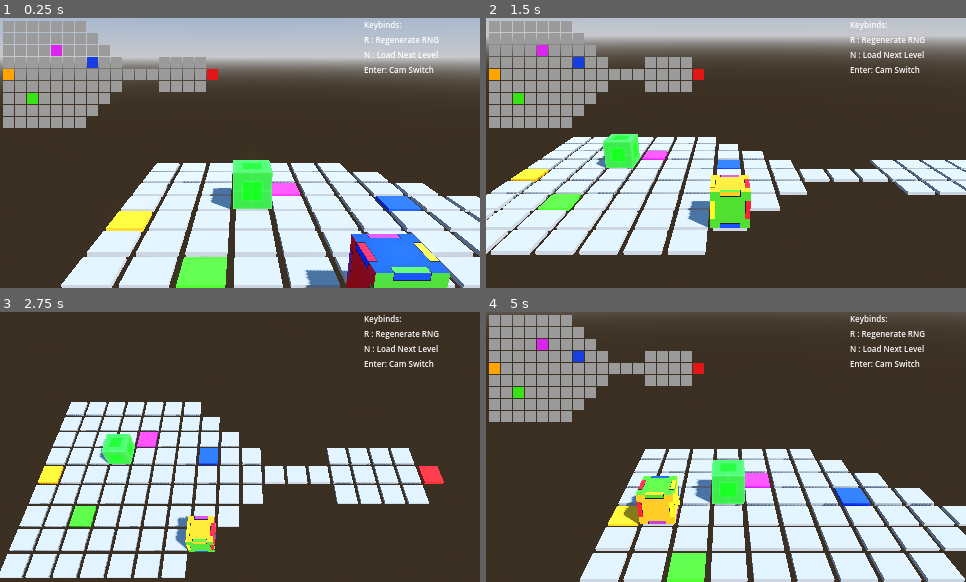
Above: before the commit, frames 1-4 (two rows, left to right).
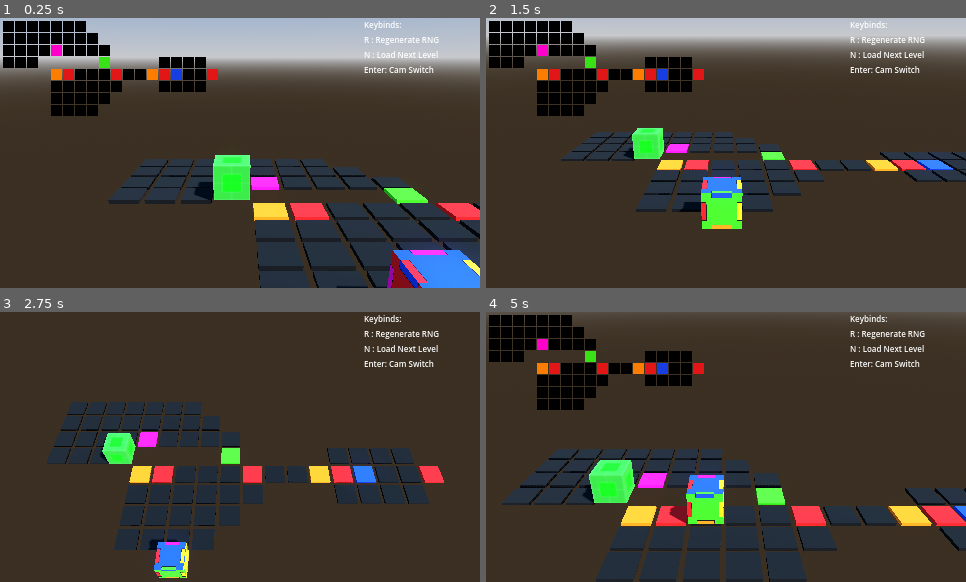
Above: after the commit, the same moments.

Repository: garrettjwilke/cu-on-pa
Game: Godot game, scene res://scenes/3d/game_base.tscn
Two runs of this game, one before a commit and one after it. Both use one fixed random seed, a clock stepped at 60 frames per second and the inputs below.
Inputs:
- Up to frame 1 (0.25 s): no input
- Up to frame 2 (1.5 s): tap Enter (ui_accept) at 0.5, 0.77 s; hold D (right) 0.53-1.28 s; hold Shift (hmls_shift, bound only after the commit) 0.53-1.28 s; tap N (level_next) at 0.6 s; hold S (back) from 1.28 s (still down); tap Shift (hmls_shift, bound only after the commit) at 1.35 s
- Up to frame 3 (2.75 s): tap Enter (ui_accept) at 1.52 s; tap N (level_next) at 1.55, 2.1 s; release S (back) at 2.03 s; hold D (right) from 2.03 s (still down); hold Shift (hmls_shift, bound only after the commit) from 2.03 s (still down)
- Up to frame 4 (5 s): release D (right) at 2.78 s; release Shift (hmls_shift, bound only after the commit) at 2.78 s; hold W (forward) 2.78-3.53 s; tap Shift (hmls_shift, bound only after the commit) at 2.85, 4.35 s; tap Enter (ui_accept) at 3.02, 3.77, 4.52 s; tap N (level_next) at 3.05, 3.6, 4.55 s; hold Shift (hmls_shift, bound only after the commit) 3.53-4.28 s; hold A (left) from 3.53 s (still down); tap R (reset) at 4.15 s

The runs differ from the first frame. In frame 1, 42% of the frame differs, in the area x 0-100%, y 1-100%; in frame 2, 36%; in frame 3, 27%; in frame 4, 44%.

Commit message:
fixed lots of small things

Diff:
--- a/data/defaults.json
+++ b/data/defaults.json
@@ -4,13 +4,13 @@
 	"RESOLUTION": [1280,720],
 	"GAME_DIFFICULTY" : "hard",
 	"RNG_SEED" : "cu-on-pa rng test seed",
-	"COLOR_GRAY" : "#9B9B9B",
+	"COLOR_GRAY" : "#000000",
 	"COLOR_BLUE" : "#163ee2",
 	"COLOR_RED" : "#e21616",
 	"COLOR_GREEN" : "#38e216",
 	"COLOR_YELLOW" : "#f5f10b",
-	"COLOR_PURPLE" : "#db25ee",
-	"COLOR_ORANGE" : "#fea500",
+	"COLOR_PURPLE" : "#ff00ca",
+	"COLOR_ORANGE" : "#fd7d01",
 	"LEVEL_MATRIX" : [
 		[11,21,31,41],
 		[10,10,10,10],
@@ -24,7 +24,7 @@
 		[10,00,00,00,80,00,00, 00, 80,80,80,00, 00, 00,80,80,00, 00, 00,00,80,00,00,00,10],
 		[10,00,00,00,80,00,00, 00, 80,00,00,00, 00, 00,00,00,80, 00, 00,00,80,00,00,00,10],
 		[10,00,00,00,80,00,00, 00, 80,80,80,80, 00, 00,80,80,00, 00, 00,00,80,00,00,00,10],
-		[10,00,00,00,00,00,00, 00, 00,00,00,00, 00, 00,00,00,00, 00, 00,00,00,00,00,00,10],
+		[10,00,00,00,00,00,00, 00, 00,00,00,00, 00, 00,00,00,00, 00, 00,00,00,00,00,00,10,00,00,00,00,0],
 		[10,10,10,10,10,10,10, 10, 10,10,10,10, 10, 10,10,10,10, 10, 10,10,10,10,10,10,10]
 	],
 }
--- a/levels/LEVEL_1.json
+++ b/levels/LEVEL_1.json
@@ -1,14 +1,28 @@
 {
+	"comment": [
+		"WARNING: any of the YELLOW text below does not actually affect the game
+		this is just so you can easily recognize what kind of tile you are making
+
+		00: empty space
+		10: blank
+		20: red
+		30: green
+		40: blue
+		50: yellow
+		60: purple
+		70: orange
+		80: RNG tile",
+	],
 	"TILE_SIZE_2D" : 12,
 	"LEVEL_MATRIX" : [
 		[10,10,10,10,10,10,10,],
 		[10,10,10,10,10,10,10,10],
 		[10,10,10,10,60,10,10,10,10],
-		[10,10,10,10,10,10,10,40,10,10,00,00,00,10,10,10,10],
-		[70,10,10,10,10,10,10,10,10,10,10,10,10,10,10,10,10,88],
-		[10,10,10,10,10,10,10,10,10,10,00,00,00,10,10,10,10],
-		[10,10,30,10,10,10,10,10,10],
-		[10,10,10,10,10,19,10,10],
-		[10,10,10,10,10,10,10]
+		[10,10,10,00,00,00,00,00,30,00,00,00,00,10,10,10,10],
+		[00,00,00,00,70,20,10,10,10,20,10,10,70,20,40,10,10,28],
+		[00,00,00,00,10,10,10,10,10,10,00,00,00,10,10,10,10],
+		[00,00,00,00,10,10,10,10,10],
+		[00,00,00,00,10,10,10,10],
+		[00,00,00,00,00,00,09]
 	]
 }
--- a/project.godot
+++ b/project.godot
@@ -67,6 +67,11 @@
 "events": [Object(InputEventKey,"resource_local_to_scene":false,"resource_name":"","device":-1,"window_id":0,"alt_pressed":false,"shift_pressed":false,"ctrl_pressed":false,"meta_pressed":false,"pressed":false,"keycode":0,"physical_keycode":78,"key_label":0,"unicode":110,"echo":false,"script":null)
 ]
 }
+hmls_shift={
+"deadzone": 0.5,
+"events": [Object(InputEventKey,"resource_local_to_scene":false,"resource_name":"","device":-1,"window_id":0,"alt_pressed":false,"shift_pressed":false,"ctrl_pressed":false,"meta_pressed":false,"pressed":false,"keycode":0,"physical_keycode":4194325,"key_label":0,"unicode":0,"echo":false,"script":null)
+]
+}
 
 [rendering]
 
--- a/scripts/cube_3d.gd
+++ b/scripts/cube_3d.gd
@@ -18,36 +18,35 @@
 	data.z = round(data.z * pow(10.0,0))
 	return data
 
-func match_orientation(direction):
-	direction = round_vect3(direction)
-	var NEW_COLOR
-	# this messy match statement is how to keep track of what color is facing up on the cube
-	match direction:
-		Vector3(0,0,0),Vector3(0,90,0),Vector3(0,-90,0),Vector3(0,-180,0),Vector3(0,180,0):
-			NEW_COLOR = "blue"
-		Vector3(0,0,-90),Vector3(0,-180,-90),Vector3(0,90,-90),Vector3(0,-90,-90),Vector3(0,180,-90):
-			NEW_COLOR = "red"
-		Vector3(0,0,180),Vector3(0,0,-180),Vector3(0,180,-180),Vector3(0,-180,180),Vector3(0,90,180),Vector3(0,-90,-180),Vector3(0,90,-180),Vector3(0,-90,180),Vector3(0, 180, 180),Vector3(0,-180,-180),Vector3(180,0,0),Vector3(-180,0,0):
-			NEW_COLOR = "orange"
-		Vector3(0,0,90),Vector3(0,90,90),Vector3(0,-90,90),Vector3(0,180,90),Vector3(0,-180,90):
-			NEW_COLOR = "yellow"
-		Vector3(-90,0,0),Vector3(-90,-90,0),Vector3(0,90,90),Vector3(-90,90,0),Vector3(-90,-180,0),Vector3(-90,180,0):
-			NEW_COLOR = "green"
-		Vector3(90,0,0),Vector3(90,-90,0),Vector3(90,90,0),Vector3(90,180,0),Vector3(90,-180,0):
-			NEW_COLOR = "purple"
-		_:
-			print()
-			print("WARNING:")
-			print(str("cube_3d.gd - match_orientation: color not found. ", direction))
-			NEW_COLOR = "null"
-	return NEW_COLOR
-
-var IS_ACTIVE = "false"
+# the input passed through to match_orientation is a Vector3 with xyz containting a Vector3
+func match_orientation(input):
+	# uncomment the lines below if the input has floating point errors
+	#input.x = round_vect3(input.x)
+	#input.y = round_vect3(input.y)
+	#input.z = round_vect3(input.z)
+	var RETURN_COLOR = "null"
+	if input.x.y == 1:
+		RETURN_COLOR = "yellow"
+	elif input.x.y == -1:
+		RETURN_COLOR = "red"
+	if input.y.y == 1:
+		RETURN_COLOR = "blue"
+	elif input.y.y == -1:
+		RETURN_COLOR = "orange"
+	if input.z.y == 1:
+		RETURN_COLOR = "green"
+	elif input.z.y == -1:
+		RETURN_COLOR = "purple"
+	if RETURN_COLOR == "null":
+		hmls.debug_message("cube_3d.gd - match_orientation()", str(input), 3)
+	return RETURN_COLOR
+
 # before actually rolling, we want check for the color of the tile we are rolling into
 # so this junk below will create a fake cube and roll it to find if we can even land there
 func fake_roll(dir):
 	if rolling:
 		return "false"
+	rolling = true
 	# create a FAKE_PIVOT mesh
 	var FAKE_PIVOT = Node3D.new()
 	FAKE_PIVOT.name = "FAKE_PIVOT"
@@ -69,13 +68,12 @@
 			FAKE_PIVOT.transform.rotated_local(axis, PI/2), 0.000000001)
 	await tween.finished
 	var b = FAKE_MESH.global_transform.basis
+	#match_orientation_2(b.x,b.y,b.z)
 	FAKE_PIVOT.transform = Transform3D.IDENTITY
 	FAKE_MESH.position = Vector3(0, cube_size / 2, 0)
 	FAKE_MESH.global_transform.basis = b
 	# this will get the orientation of the FAKE_MESH after it has moved around and stuffs
-	FUTURE_ORIENTATION = round_vect3(FAKE_MESH.rotation_degrees)
-	# we use the orientation of the FAKE_MESH to determine what color would be on top if we move
-	FUTURE_ORIENTATION_COLOR = match_orientation(FUTURE_ORIENTATION)
+	FUTURE_ORIENTATION_COLOR = match_orientation(FAKE_MESH.global_transform.basis)
 	# we then delete the FAKE_PIVOT and FAKE_MESH
 	FAKE_PIVOT.queue_free()
 	# we need to get the properties of the tile we are moving into
@@ -85,13 +83,11 @@
 	var CELL_DATA = hmls.LEVEL_MATRIX[CELL.y][CELL.x]
 	# we then take that CELL_DATA and get color and attributes of the tile we are trying to move to
 	var CHECK_COLOR = hmls.get_cell_data(CELL_DATA)
-	print()
-	print("attempted cube color: ", FUTURE_ORIENTATION_COLOR, " ", FUTURE_ORIENTATION)
-	print("attempted tile color: ", CHECK_COLOR[1])
-	print()
 	# if the tile color is gray, we cheat and say that the tile color is the color of our cube
 	if CHECK_COLOR[1] == "gray":
-		CHECK_COLOR[1] = FUTURE_ORIENTATION_COLOR
+		FUTURE_ORIENTATION_COLOR = CHECK_COLOR[1]
+		#CHECK_COLOR[1] = FUTURE_ORIENTATION_COLOR
+	rolling = false
 	# if the color of the tile we are trying to move into is the same as what our cube will be
 	if FUTURE_ORIENTATION_COLOR == CHECK_COLOR[1]:
 		if CHECK_COLOR[3] == "camera_switch":
@@ -99,8 +95,10 @@
 				hmls.DYNAMIC_CAM = "false"
 			else:
 				hmls.DYNAMIC_CAM = "true"
+		hmls.debug_message("cube_3d.gd - fake_roll() - CHECK_COLOR", CHECK_COLOR,1)
 		return "true"
 	else:
+		hmls.debug_message("cube_3d.gd - fake_roll() - CHECK_COLOR",CHECK_COLOR,2)
 		return "false"
 
 func roll(dir):
@@ -115,14 +113,14 @@
 	if collision:
 		match int(collision.normal.x):
 			-1:
-				hmls.debug_message("cube_3d.gd - roll()","right side collision detected")
+				hmls.debug_message("cube_3d.gd - roll()","right side collision detected", 2)
 			1:
-				hmls.debug_message("cube_3d.gd - roll()","left side collision detected")
+				hmls.debug_message("cube_3d.gd - roll()","left side collision detected", 2)
 		match int(collision.normal.z):
 			-1:
-				hmls.debug_message("cube_3d.gd - roll()","bottom side collision detected")
+				hmls.debug_message("cube_3d.gd - roll()","bottom side collision detected", 2)
 			1:
-				hmls.debug_message("cube_3d.gd - roll()","top side collision detected")
+				hmls.debug_message("cube_3d.gd - roll()","top side collision detected", 2)
 		return
 	rolling = true
 	# Step 1: Offset the pivot.
@@ -140,10 +138,8 @@
 	pivot.transform = Transform3D.IDENTITY
 	mesh.position = Vector3(0, cube_size / 2, 0)
 	mesh.global_transform.basis = b
-	print(str("possible cube orientation stuff: ", b.x,b.y,b.z))
-	CURRENT_ORIENTATION = round_vect3(mesh.rotation_degrees)
-	CURRENT_ORIENTATION_COLOR = match_orientation(CURRENT_ORIENTATION)
-	hmls.debug_message("", str("CURRENT COLOR: ", CURRENT_ORIENTATION_COLOR))
+	CURRENT_ORIENTATION_COLOR = match_orientation(mesh.global_transform.basis)
+	hmls.debug_message("cube_3d.gd - roll() - CURRENT_ORIENTATION_COLOR", CURRENT_ORIENTATION_COLOR,1)
 	rolling = false
 	hmls.update_cube_position(Vector2(int(position.x), int(position.z)))
 
@@ -152,8 +148,13 @@
 	position = Vector3(hmls.START_POSITION.x,0,hmls.START_POSITION.y)
 	hmls.update_cube_position(Vector2(position.x,position.z))
 
+var ORIGINAL_SPEED = speed
 # sloppy input management
-func _physics_process(delta):
+func _physics_process(_delta):
+	speed = ORIGINAL_SPEED
+	if Input.is_action_pressed("hmls_shift"):
+		speed = speed * 2
+
 	if Input.is_action_pressed("forward"):
 		match str(hmls.floor_check(hmls.CUBE_POSITION.x, hmls.CUBE_POSITION.y - 1)):
 			"stop":
@@ -189,6 +190,7 @@
 	if Input.is_action_just_pressed("reset"):
 		# uncomment the line below to force the RNG to be the same each reset
 		#hmls.update_rng_seed(hmls.get_default("RNG_SEED"))
+		hmls.debug_message("cube_3d.gd", "reset button pressed", 1)
 		hmls.update_tiles("reset")
 		position = Vector3(hmls.START_POSITION.x,0,hmls.START_POSITION.y)
 		hmls.update_cube_position(Vector2(position.x,position.z))
--- a/scripts/hmls.gd
+++ b/scripts/hmls.gd
@@ -1,17 +1,28 @@
 extends Node
 
-var DEBUG = true
-
+var DEBUG = false
+# setting DEBUG_SEVERITY can help isolate debug messages
+#   setting to 0 will show all debug messages
+var DEBUG_SEVERITY = 0
 var START_POSITION = Vector2(0,0)
 
 var MODE_EXCLUSIVE = "false"
 
 var DYNAMIC_CAM = "true"
 
-func debug_message(TYPE, MESSAGE):
+# when calling debug message, you need to set a severity
+# if the DEBUG_SEVERITY is set to 0, it will display all debug messages
+func debug_message(INFO, MESSAGE, SEVERITY):
 	if DEBUG == true:
-		print(TYPE)
-		print(MESSAGE)
+		# severity 0 shows all messages regardless of passed through severity
+		# set the above DEBUG_SEVERITY to the level of debug messages you want to see
+		var ORIGINAL_SEVERITY = DEBUG_SEVERITY
+		if DEBUG_SEVERITY == 0:
+			DEBUG_SEVERITY = SEVERITY
+		if DEBUG_SEVERITY == SEVERITY:
+			print("DEBUG_SEVERITY: ", SEVERITY, " | ", INFO)
+			print(MESSAGE)
+		DEBUG_SEVERITY = ORIGINAL_SEVERITY
 
 # set the tile size for the 2d tiles
 var TILE_SIZE_2D = get_default("TILE_SIZE_2D")
@@ -33,25 +44,26 @@
 var CUBE_POSITION = Vector2()
 func update_cube_position(position):
 	CUBE_POSITION = position
-	debug_message("",str("cube position: ", CUBE_POSITION.x, " ", CUBE_POSITION.y))
+	debug_message("hmls.gd - update_cube_position()", CUBE_POSITION, 1)
 
 func floor_check(pos_x, pos_y):
 	var NODE_NAME = str(pos_x,"x",pos_y)
 	var NEXT_COLOR
 	for node in get_node("/root/hmls/VIEW_3D").get_children():
 		if not get_node_or_null(str("/root/hmls/VIEW_3D/",NODE_NAME)):
+			debug_message("hmls.gd - floor_check() - couldn't find node",str("/root/hmls/VIEW_3D/",NODE_NAME),2)
 			return "stop"
 	# if cube passes check, get the color of the next tile it is rolling into
 	NEXT_COLOR = LEVEL_MATRIX[pos_y][pos_x]
 	# if the next color is a 00 (ZZ) then stop
-	if str(NEXT_COLOR) == "ZZ":
-		return "stop"
+	#if str(NEXT_COLOR) == "ZZ":
+	#	return "stop"
 	return NEXT_COLOR
 
 # to transfer the 3d level to 2d, we keep track of the CURRENT_LEVEL
 var CURRENT_LEVEL = []
 func reset_current_level():
-	debug_message("hmls.reset_current_level()", "")
+	debug_message("hmls.reset_current_level()", "", 1)
 	CURRENT_LEVEL = []
 
 # pass a string through the get_default() function and get the default from data/defaults.json
@@ -118,7 +130,7 @@
 	LEVEL += 1
 	CURRENT_LEVEL = []
 	START_POSITION = Vector2(0,0)
-	debug_message("hmls.update_level()", str("level = ", LEVEL))
+	debug_message("hmls.update_level()", str("level = ", LEVEL), 1)
 
 # this will return COLOR and NAME
 func get_cell_data(cell):
@@ -128,6 +140,7 @@
 	# add 1 to the character count for every character in the current cell
 	for character in str(cell):
 		CHARACTER_COUNT += 1
+
 	# if the character count is less than or greater than 2, skip it by setting a 00
 	if not CHARACTER_COUNT == 2:
 		cell = 00
@@ -198,10 +211,9 @@
 	# the get_cell_data() returns an array with html color codes and attributes
 	var CELL_DATA = get_cell_data(cell)
 	var COLOR = CELL_DATA[0]
-	# set the NAME based on the get_cell_data function
-	var NAME = CELL_DATA[1]
 	var ATTRIBUTE = CELL_DATA[3]
 	if ATTRIBUTE == "start_position":
+		print("wtf")
 		START_POSITION = Vector2(x,y)
 	if COLOR == "null":
 		return
@@ -296,8 +308,9 @@
 			for cell in row:
 				# check if level has RNG values set
 				var NEW_CELL = int(cell)
-				if NEW_CELL == 0:
-					NEW_CELL = "ZZ"
+				if str(NEW_CELL) == "9":
+					START_POSITION = Vector2(x,y)
+					NEW_CELL = int(00)
 					LEVEL_MATRIX[y][x] = NEW_CELL
 				if int(str(cell).left(1)) == 8:
 					# if level has RNG values set, change the cell to the new RNG value
Binary file changed: textures/cube_easy.png
Binary file changed: textures/cube_hard.png
Not shown, changed: textures/source_cube.kra
